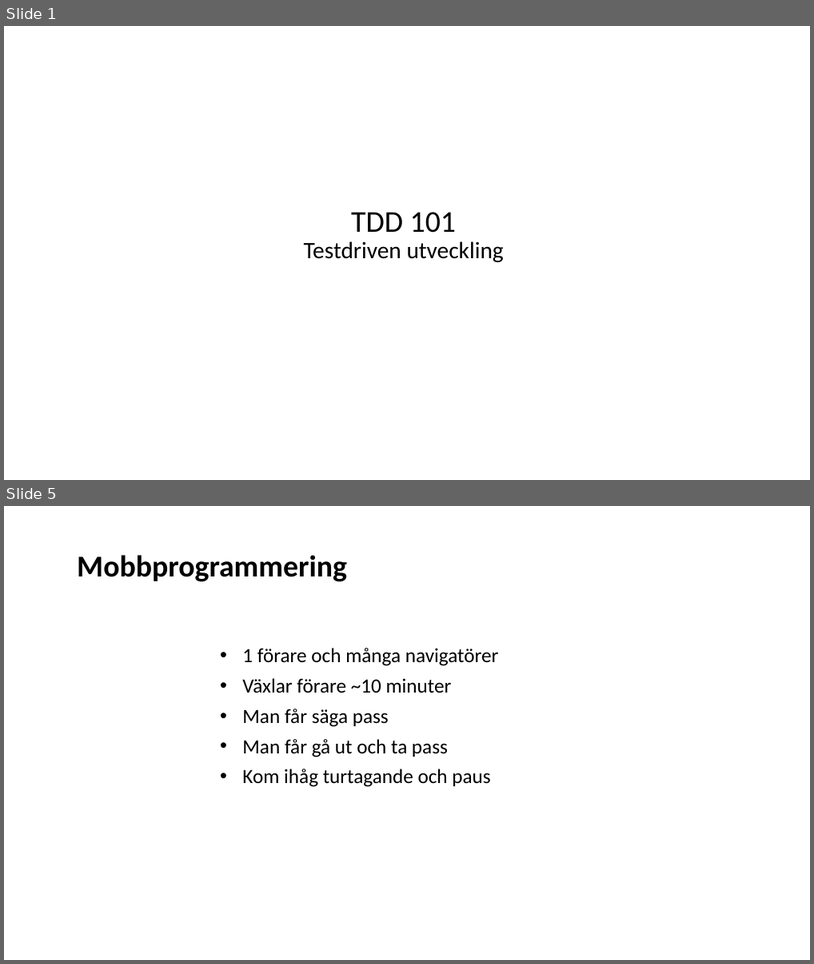
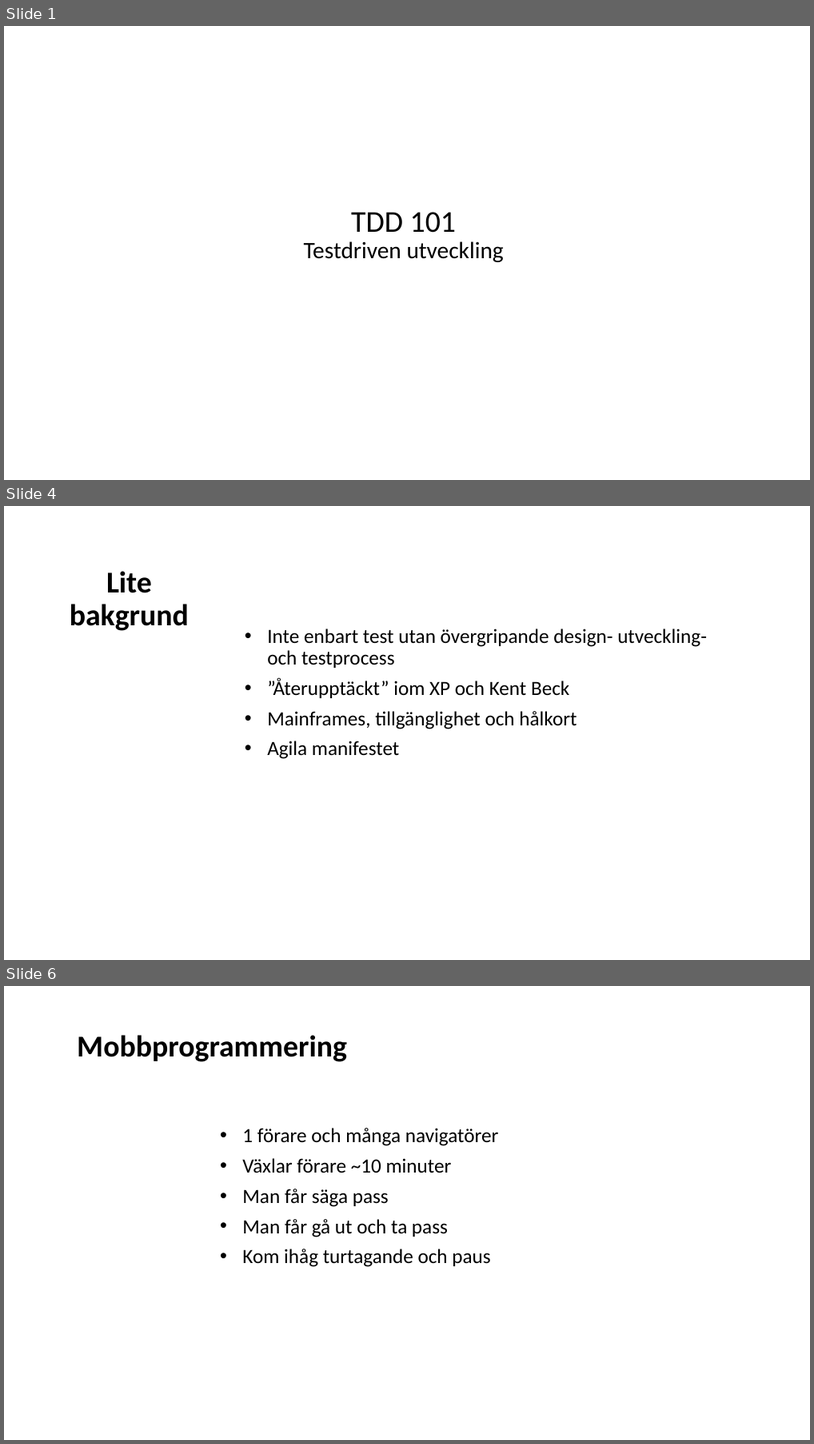
Before and after one commit to Omegapoint/tdd-lab, a slide deck: TDD-Presentation.pptx. Shown one above the other, each under a label of ours: slides 1 and 5 before the commit, slides 1, 4 and 6 after it; the slides between them are not shown. The pictures are 814x964 and 814x1444 pixels, drawn with LibreOffice and Linux fonts; fonts in the diff are those of the drawing. Boxes give left, top, right and bottom in pixels: in the first picture for what was removed or moved away, otherwise in the second. Text is boxed around its words. In the diff, an @@ line names an element or a change of style, - is before the commit and + after.

Commit message:
add slides to ppt and one simple test

```diff
--- a/TDD-Presentation.pptx
+++ b/TDD-Presentation.pptx
@@ slide 4 added at (4, 506, 810, 960), background #FFFFFF @@
@@ title added at (70, 571, 189, 631), 36 pt, text #000000, bold @@
+Lite bakgrund
@@ subtitle added at (267, 628, 707, 759), 24 pt, text #000000 @@
+• Inte enbart test utan övergripande design- utveckling- och testprocess
+• ”Återupptäckt” iom XP och Kent Beck
+• Mainframes, tillgänglighet och hålkort
+• Agila manifestet
@@ what was slide 5 is now slide 6 @@
```
Also in this commit, not shown: 7 slides changed, 5 other files.
